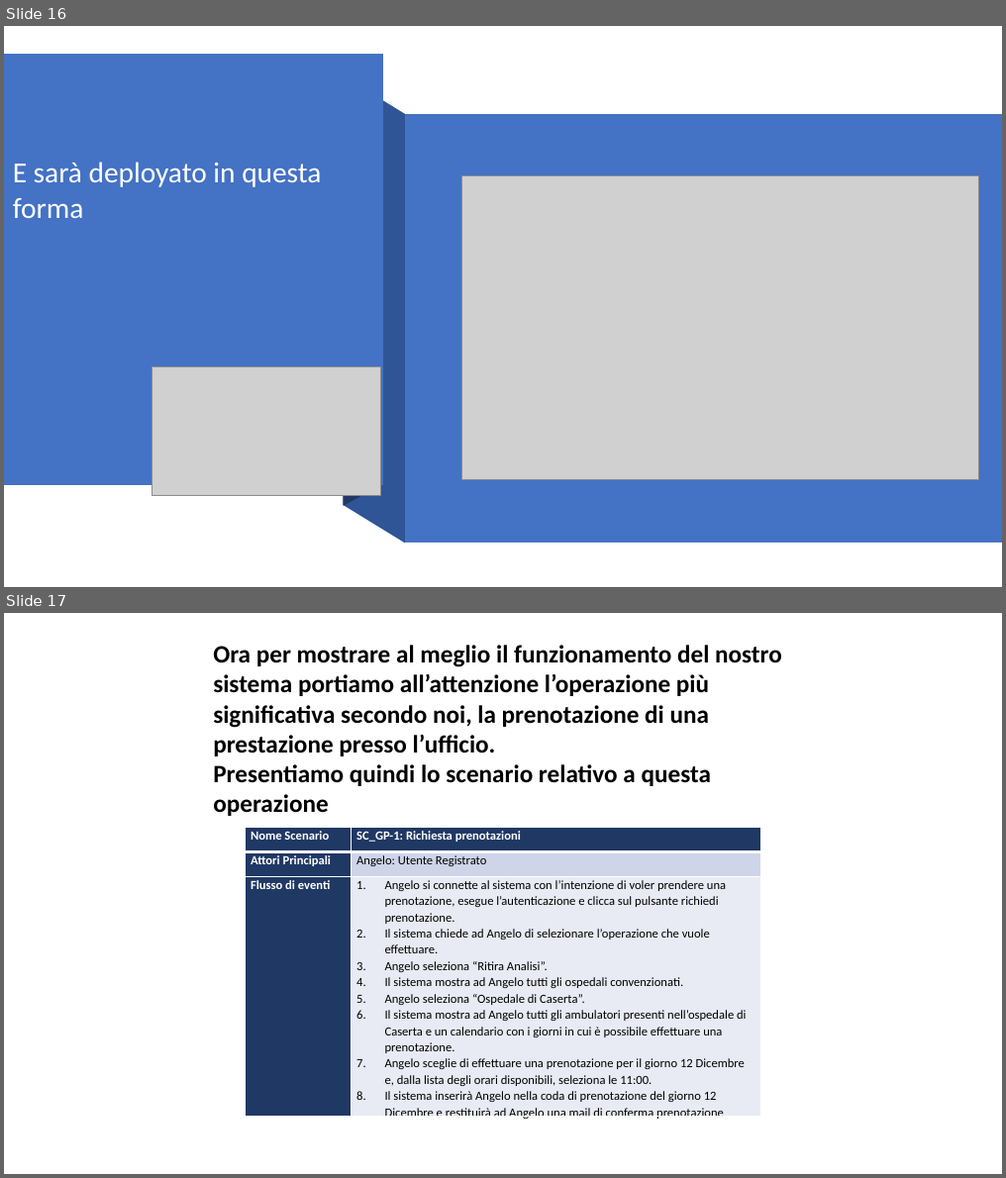
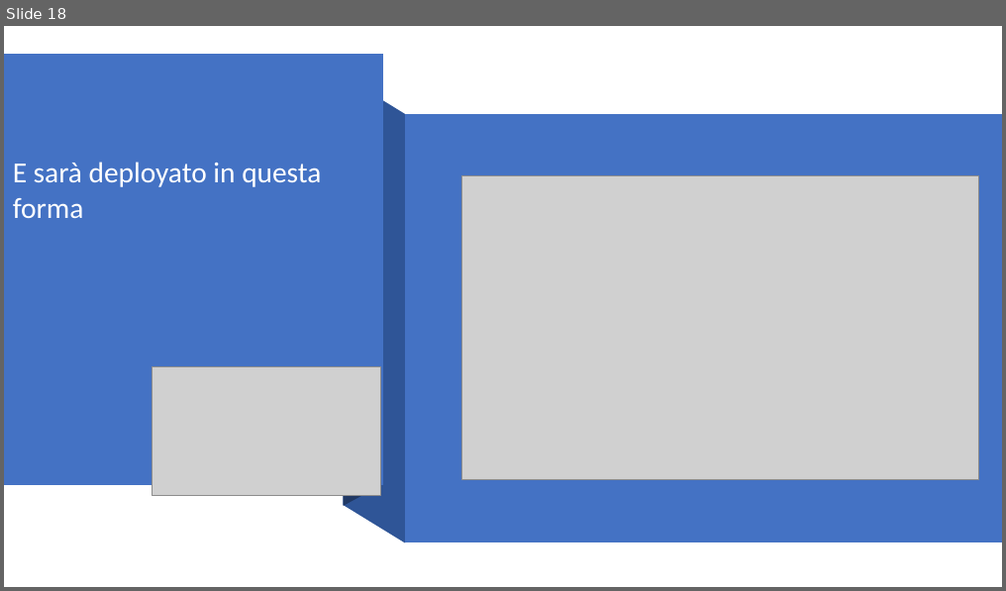
Before and after one commit to Givaa/MedQueue, a slide deck: This is my PP/Presentazione 06-12-2020.pptx. Shown one above the other, each under a label of ours: slides 16 and 17 before the commit, slide 18 after it. The pictures are 1006x1178 and 1006x591 pixels, drawn with LibreOffice and Linux fonts; fonts in the diff are those of the drawing; grey boxes stand for pictures; background and template pictures are left out. Boxes give left, top, right and bottom in pixels: in the first picture for what was removed or moved away, otherwise in the second. Text is boxed around its words. In the diff, an @@ line names an element or a change of style, - is before the commit and + after.

```diff
--- a/This is my PP/Presentazione 06-12-2020.pptx
+++ b/This is my PP/Presentazione 06-12-2020.pptx
@@ slide 17 removed at (4, 613, 1002, 1174), background picture (left out) @@
@@ text removed at (213, 645, 782, 816) @@
-Ora per mostrare al meglio il funzionamento del nostro sistema portiamo all’attenzione l’operazione più significativa secondo noi, la prenotazione di una prestazione presso l’ufficio.
-Presentiamo quindi lo scenario relativo a questa operazione
@@ table removed at (245, 828, 761, 1123), 3 rows, 2 columns @@
-Nome Scenario | SC_GP-1: Richiesta prenotazioni
-Attori Principali | Angelo: Utente Registrato
-Flusso di eventi | Angelo si connette al sistema con l’intenzione di voler prendere una prenotazione, esegue l’autenticazione e clicca sul pulsante richiedi prenotazione. / Il sistema chiede ad Angelo di selezionare l’operazione che vuole effettuare. / Angelo seleziona “Ritira Analisi”. / Il sistema mostra ad Angelo tutti gli ospedali convenzionati. / Angelo seleziona “Ospedale di Caserta”. / Il sistema mostra ad Angelo tutti gli ambulatori presenti nell’ospedale di Caserta e un calendario con i giorni in cui è possibile effettuare una prenotazione. / Angelo sceglie di effettuare una prenotazione per il giorno 12 Dicembre e, dalla lista degli orari disponibili, seleziona le 11:00. / Il sistema inserirà Angelo nella coda di prenotazione del giorno 12 Dicembre e restituirà ad Angelo una mail di conferma prenotazione
@@ what was slide 16 is now slide 18 @@
```
Also in this commit, not shown: 3 slides added, 6 other slides removed, 1 other file.
